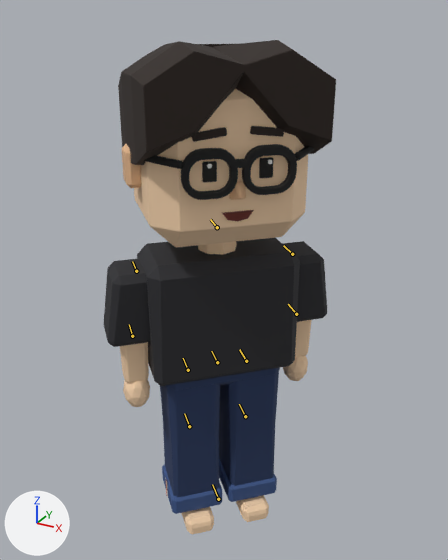
The Blender file house3d/character_abraham.blend as it was, and as the next commit left it.
One viewpoint serves both versions: a 50 mm camera at (6.491, -6.777, 1.709) aimed at (5.592, -5.143, 0.892). The axes (+X, +Y, +Z) are drawn at lower left. The lights are the same throughout. The older version comes first. The bones that bend it are drawn over the model as lines.

In view in the first picture: 'character_abraham'.
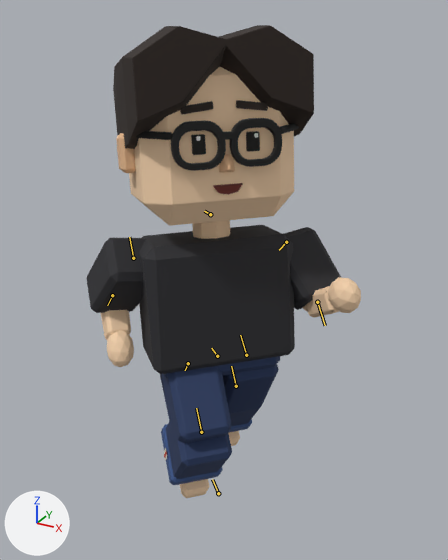
Commit message: House v2: he goes for a run on the treadmill

The newer file adds an action. The first version stands in its rest pose; the second is drawn at frame 6 of the action 'run'.

Location of each change, [x1, y1, x2, y2] in pixels of the pictures (448 x 560 px):
```json
{"object": "character_abraham", "change": "posed", "before": [104, 40, 336, 534], "after": [86, 25, 361, 498], "on screen": "18% wider"}
{"bone": "root", "before": "(218, 499) to (212, 484)", "after": "(218, 493) to (212, 479)"}
{"bone": "thigh.R", "before": "(246, 361) to (239, 349)", "after": "(246, 355) to (240, 335)"}
{"bone": "shin.R", "before": "(245, 416) to (239, 404)", "after": "(236, 386) to (231, 366)"}
{"bone": "thigh.L", "before": "(188, 370) to (183, 358)", "after": "(188, 363) to (185, 370)"}
{"bone": "shin.L", "before": "(189, 426) to (184, 413)", "after": "(201, 432) to (196, 408)"}
{"bone": "spine", "before": "(217, 362) to (211, 351)", "after": "(217, 356) to (211, 348)"}
{"bone": "arm.R", "before": "(292, 254) to (283, 245)", "after": "(286, 242) to (279, 250)"}
{"bone": "forearm.R", "before": "(296, 314) to (288, 304)", "after": "(317, 302) to (325, 325)"}
{"bone": "arm.L", "before": "(136, 271) to (132, 261)", "after": "(133, 258) to (129, 237)"}
{"bone": "forearm.L", "before": "(132, 336) to (129, 324)", "after": "(112, 295) to (107, 305)"}
```

The change, as JSON lines over the scene's bpy script:
```json
{"block": "bone_root", "where": "bone_root = bpy.data.objects['rig_abraham'].pose.bones['root']"}
{"op": "set", "path": "bone_root.location", "old": "(0.0, 0.0, 0.0)", "new": "(0.0, 0.0, 0.025)"}
{"block": "bone_thigh_r", "where": "bone_thigh_r = bpy.data.objects['rig_abraham'].pose.bones['thigh.R']  # child of 'root'"}
{"op": "set", "path": "bone_thigh_r.rotation_quaternion", "old": "(1.0, 0.0, 0.0, 0.0)", "new": "(0.966, 0.259, 0.0, 0.0)", "note": "degrees (0, 0, 0) -> degrees (30, 0, 0)"}
{"block": "bone_shin_r", "where": "bone_shin_r = bpy.data.objects['rig_abraham'].pose.bones['shin.R']  # child of 'thigh.R'"}
{"op": "set", "path": "bone_shin_r.rotation_quaternion", "old": "(1.0, 0.0, 0.0, 0.0)", "new": "(0.996, 0.087, 0.0, 0.0)", "note": "degrees (0, 0, 0) -> degrees (10, 0, 0)"}
{"block": "bone_thigh_l", "where": "bone_thigh_l = bpy.data.objects['rig_abraham'].pose.bones['thigh.L']  # child of 'root'"}
{"op": "set", "path": "bone_thigh_l.rotation_quaternion", "old": "(1.0, 0.0, 0.0, 0.0)", "new": "(0.914, -0.407, 0.0, 0.0)", "note": "degrees (0, 0, 0) -> degrees (-48, 0, 0)"}
{"block": "bone_shin_l", "where": "bone_shin_l = bpy.data.objects['rig_abraham'].pose.bones['shin.L']  # child of 'thigh.L'"}
{"op": "set", "path": "bone_shin_l.rotation_quaternion", "old": "(1.0, 0.0, 0.0, 0.0)", "new": "(0.719, 0.695, 0.0, 0.0)", "note": "degrees (0, 0, 0) -> degrees (88, 0, 0)"}
{"block": "bone_spine", "where": "bone_spine = bpy.data.objects['rig_abraham'].pose.bones['spine']  # child of 'root'"}
{"op": "set", "path": "bone_spine.rotation_quaternion", "old": "(1.0, 0.0, 0.0, 0.0)", "new": "(0.997, -0.078, 0.0, 0.0)", "note": "degrees (0, 0, 0) -> degrees (-9, 0, 0)"}
{"block": "bone_arm_r", "where": "bone_arm_r = bpy.data.objects['rig_abraham'].pose.bones['arm.R']  # child of 'spine'"}
{"op": "set", "path": "bone_arm_r.rotation_quaternion", "old": "(1.0, 0.0, 0.0, 0.0)", "new": "(0.962, -0.258, -0.084, 0.023)", "note": "degrees (0, 0, 0) -> degrees (-30, -9, 5)"}
{"block": "bone_forearm_r", "where": "bone_forearm_r = bpy.data.objects['rig_abraham'].pose.bones['forearm.R']  # child of 'arm.R'"}
{"op": "set", "path": "bone_forearm_r.rotation_quaternion", "old": "(1.0, 0.0, 0.0, 0.0)", "new": "(0.766, -0.643, 0.0, 0.0)", "note": "degrees (0, 0, 0) -> degrees (-80, 0, 0)"}
{"block": "bone_arm_l", "where": "bone_arm_l = bpy.data.objects['rig_abraham'].pose.bones['arm.L']  # child of 'spine'"}
{"op": "set", "path": "bone_arm_l.rotation_quaternion", "old": "(1.0, 0.0, 0.0, 0.0)", "new": "(0.924, 0.373, 0.081, 0.033)", "note": "degrees (0, 0, 0) -> degrees (44, 7, 7)"}
{"block": "bone_forearm_l", "where": "bone_forearm_l = bpy.data.objects['rig_abraham'].pose.bones['forearm.L']  # child of 'arm.L'"}
{"op": "set", "path": "bone_forearm_l.rotation_quaternion", "old": "(1.0, 0.0, 0.0, 0.0)", "new": "(0.737, -0.676, 0.0, 0.0)", "note": "degrees (0, 0, 0) -> degrees (-85, 0, 0)"}
```
